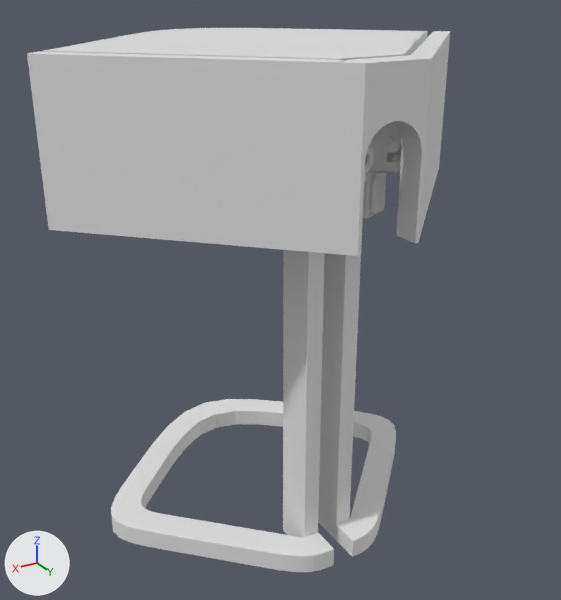
The glTF model glb/rhombi-tafel.glb: old version first, new version second.
The view is the same before and after, from a 50 mm lens placed at (0.263, 0.324, 0.117), pointed at (0.002, -0.111, -0.1). The axes (+X, +Y, +Z) are drawn at lower left. The lights are the same throughout. The first picture is the older version. Where no turn or scale is listed for an object, it has been applied to the vertices.

Objects in the first picture: 'kader_a', 'kader_l', 'kader_r', 'kap', 'kern', 'vleugel_l', 'voet_t' and 1 more.
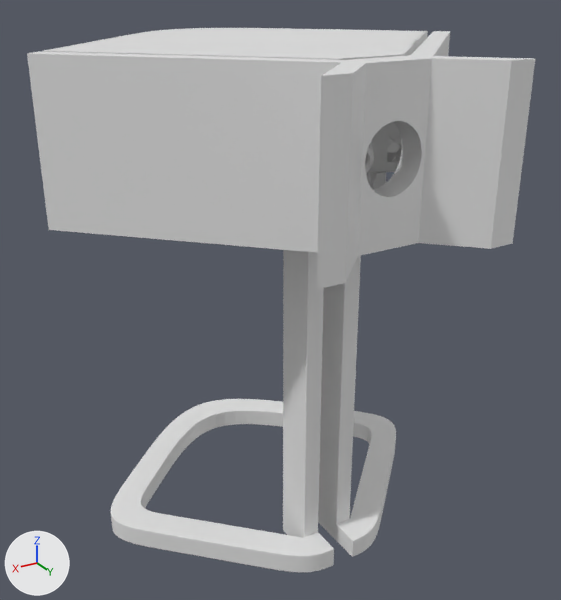
Changed parts and their boxes [x1, y1, x2, y2] in the pictures (561 x 600 px):
'voet_a', added
    after: [317, 55, 535, 289]
'kader_a', unchanged, covered by the edit
    before: [336, 55, 434, 256]
    after: [351, 56, 429, 159]
'kader_l', unchanged, covered by the edit
    before: [392, 31, 450, 235]
    after: [392, 31, 450, 163]

Edits to the bpy script that builds the scene:
```text
Add me_cube_007:
    me_cube_007.from_pydata(...)  # 303 vertices, 602 faces; spans x -0.0666..0.0666, y -0.0388..0.0073, z -0.1..0.001
Add ob_voet_a:
    ob_voet_a = bpy.data.objects.new('voet_a', me_cube_007)
    ob_voet_a.location = (0.0002, 0.0246, 0.0722)
```
